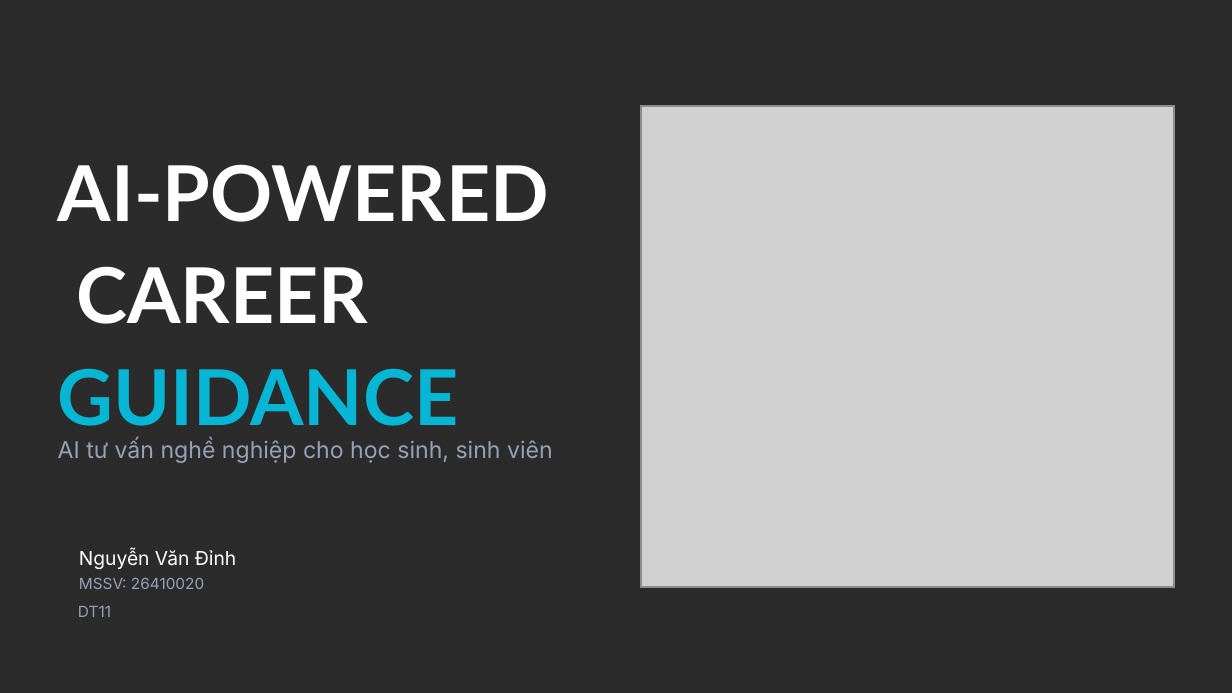
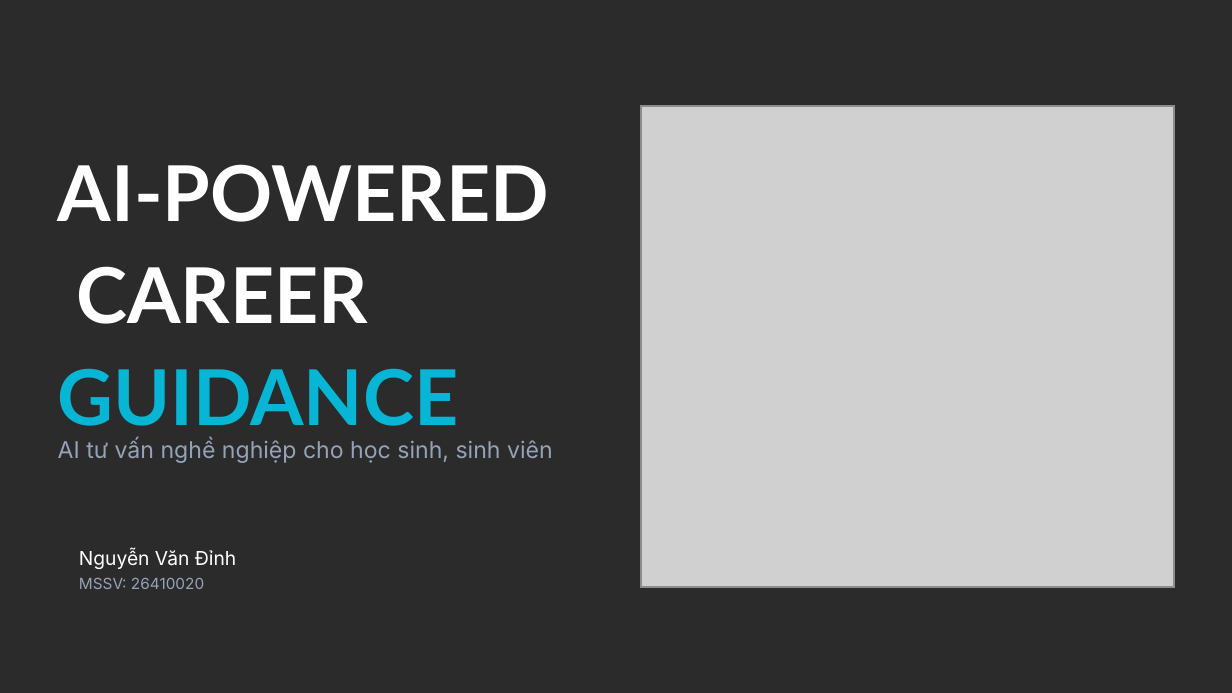
Before and after one commit to dinhsst/ai-powered-career-guidance-system, a slide deck: slide 1 of Hệ thống Tư vấn Hướng nghiệp AI.pptx. Drawn at 1232x693 pixels with LibreOffice and Linux fonts; fonts in the diff are those of the drawing; grey boxes stand for pictures; background and template pictures are left out; a plain dark background stands for a picture behind light text. Boxes give left, top, right and bottom in pixels: in the first picture for what was removed or moved away, otherwise in the second. Text is boxed around its words. In the diff, an @@ line names an element or a change of style, - is before the commit and + after.

```diff
--- a/Hệ thống Tư vấn Hướng nghiệp AI.pptx
+++ b/Hệ thống Tư vấn Hướng nghiệp AI.pptx
@@ text removed at bbox=[78, 606, 111, 617] @@
-DT11
```
Also in this commit, not shown: 5 other slides changed, 3 other files.
